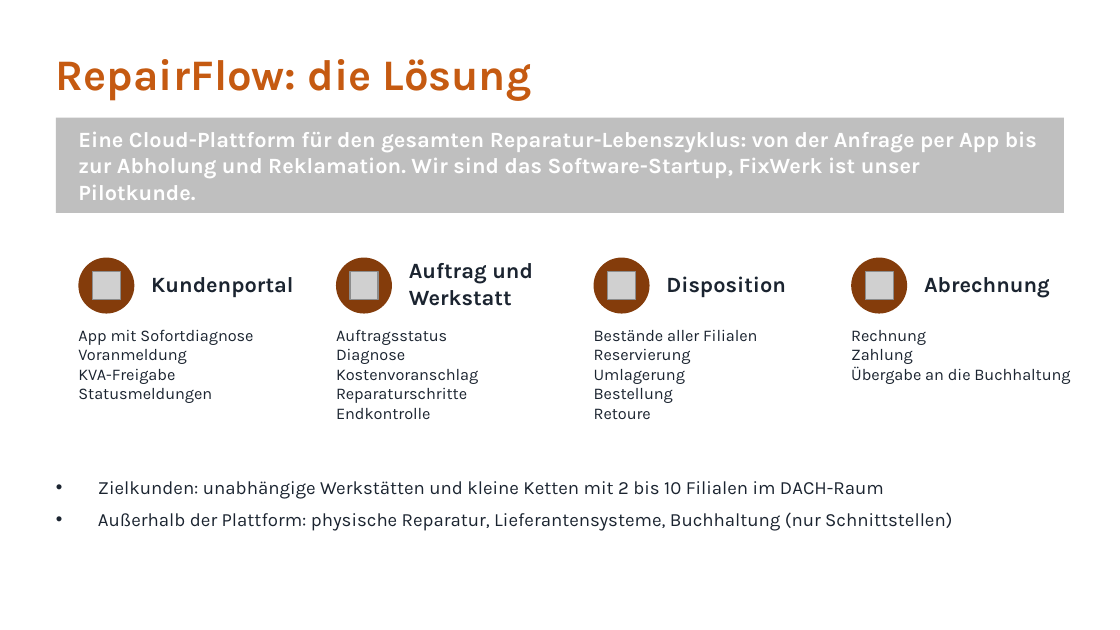
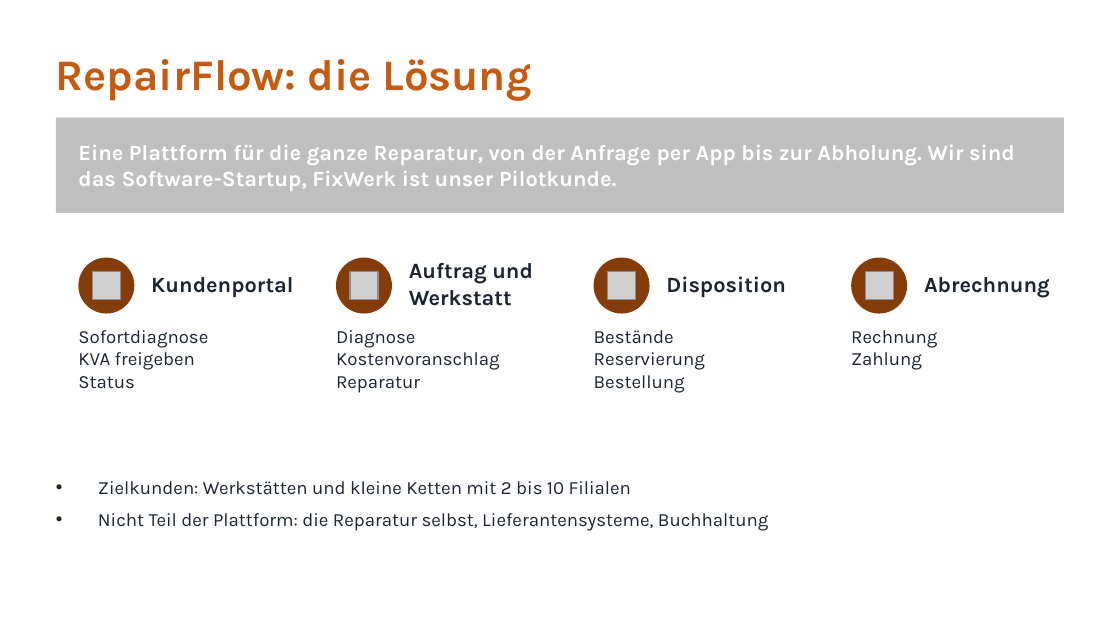
Before and after one commit to jakobschwan123-cmd/casestudy-semester-3, a slide deck: slide 4 of 4_praesentation/Abschlusspraesentation.pptx. Drawn at 1120x630 pixels with LibreOffice and Linux fonts; fonts in the diff are those of the drawing; grey boxes stand for pictures. Boxes give left, top, right and bottom in pixels: in the first picture for what was removed or moved away, otherwise in the second. Text is boxed around its words. In the diff, an @@ line names an element or a change of style, - is before the commit and + after.

```diff
--- a/4_praesentation/Abschlusspraesentation.pptx
+++ b/4_praesentation/Abschlusspraesentation.pptx
@@ text at (78,145,1015,191): text changed @@
-Eine Cloud-Plattform für den gesamten Reparatur-Lebenszyklus: von der Anfrage per App bis zur Abholung und Reklamation. Wir sind das Software-Startup, FixWerk ist unser Pilotkunde.
+Eine Plattform für die ganze Reparatur, von der Anfrage per App bis zur Abholung. Wir sind das Software-Startup, FixWerk ist unser Pilotkunde.
@@ text at (336,329,447,345): paragraph removed @@
-Auftragsstatus
@@ text "Rechnung" at (851,330,937,370): size 10.5 to 12 pt @@
@@ text at (78,330,208,389): text changed; size 10.5 to 12 pt @@
-App mit Sofortdiagnose
-Voranmeldung
-KVA-Freigabe
-Statusmeldungen
+Sofortdiagnose
+KVA freigeben
+Status
@@ text at (336,330,500,370): size 10.5 to 12 pt in "Diagnose", "Kostenvoranschlag" @@
@@ text at (594,330,674,344): text changed; size 10.5 to 12 pt @@
-Bestände aller Filialen
+Bestände
@@ text at (594,352,705,393): size 10.5 to 12 pt in "Reservierung", "Bestellung" @@
@@ text at (336,376,420,393): text changed; size 10.5 to 12 pt @@
-Reparaturschritte
-Endkontrolle
+Reparatur
@@ text at (594,369,685,384): paragraph removed @@
-Umlagerung
@@ text at (851,366,1070,384): paragraph removed @@
-Übergabe an die Buchhaltung
@@ text at (594,408,651,419): paragraph removed @@
-Retoure
@@ text at (98,481,769,531): text changed @@
-• Zielkunden: unabhängige Werkstätten und kleine Ketten mit 2 bis 10 Filialen im DACH-Raum
-• Außerhalb der Plattform: physische Reparatur, Lieferantensysteme, Buchhaltung (nur Schnittstellen)
+• Zielkunden: Werkstätten und kleine Ketten mit 2 bis 10 Filialen
+• Nicht Teil der Plattform: die Reparatur selbst, Lieferantensysteme, Buchhaltung
```
Also in this commit, not shown: 6 other slides changed, 2 other files.
